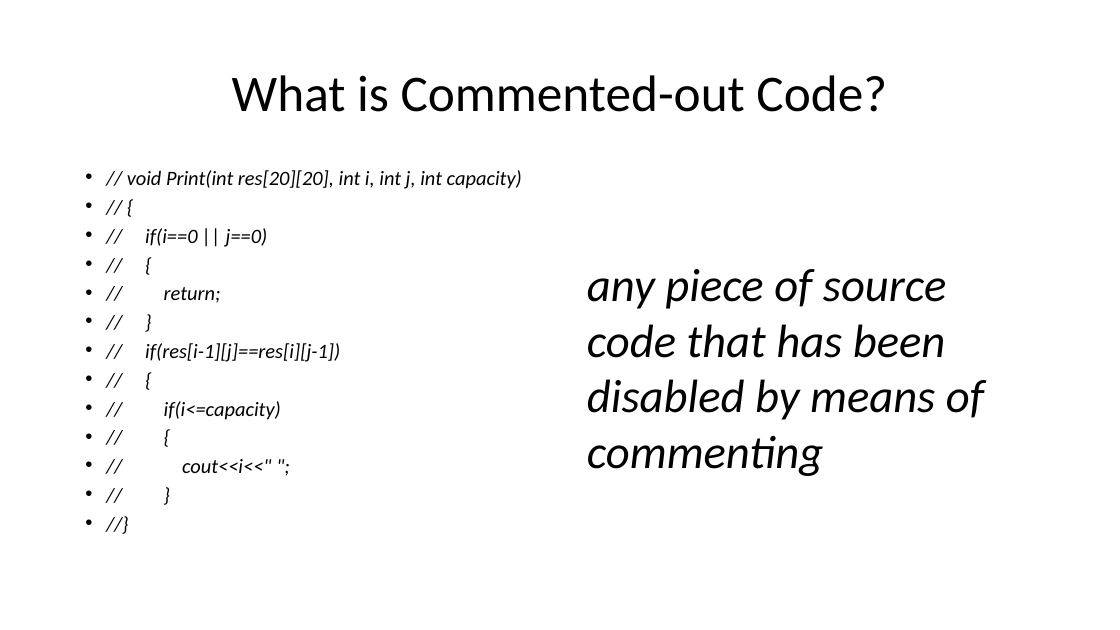
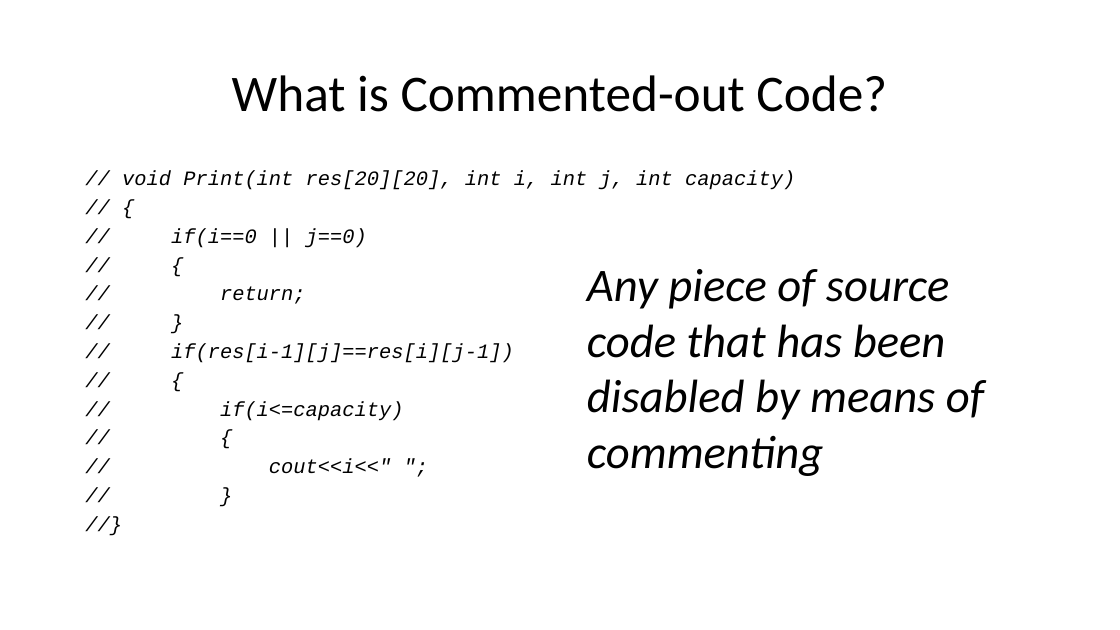
Before and after one commit to mjdecker/Commented-out-Code-Analysis, a slide deck: slide 5 of AUTOMATIC IDENTIFICATION AND ANALYSIS OF COMMENTED OUT CODE.pptx (slide 3 before the commit). Drawn at 1120x630 pixels with LibreOffice and Linux fonts; fonts in the diff are those of the drawing. Boxes give left, top, right and bottom in pixels: in the first picture for what was removed or moved away, otherwise in the second. Text is boxed around its words. In the diff, an @@ line names an element or a change of style, - is before the commit and + after.

```diff
--- a/AUTOMATIC IDENTIFICATION AND ANALYSIS OF COMMENTED OUT CODE.pptx
+++ b/AUTOMATIC IDENTIFICATION AND ANALYSIS OF COMMENTED OUT CODE.pptx
@@ text "// void Print(int res[20][20], int ..." at (122,171,795,474): font Calibri to Courier New; bullet • to none @@
@@ text at (587,269,984,476): text changed @@
-any piece of source code that has been disabled by means of commenting
+Any piece of source code that has been disabled by means of commenting
```
Also in this commit, not shown: 5 other slides changed, 7 slides added, 3 slides removed.
